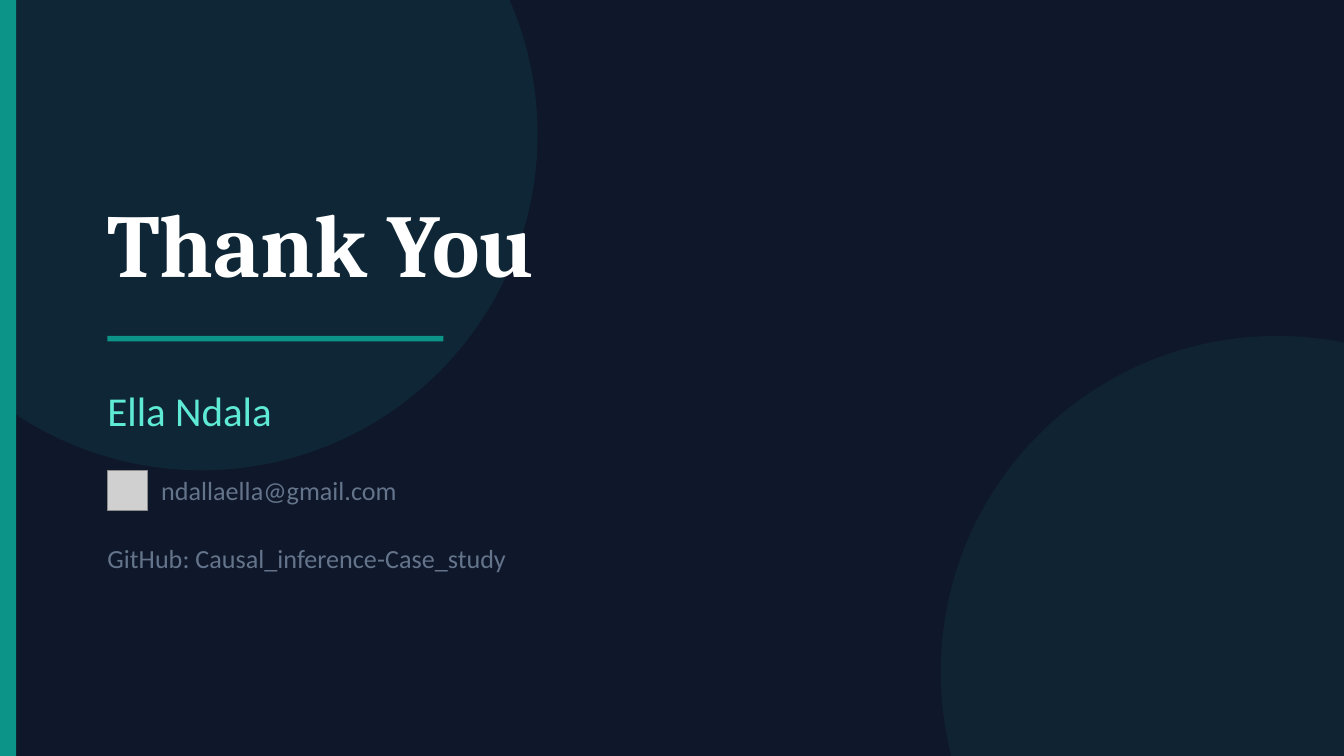
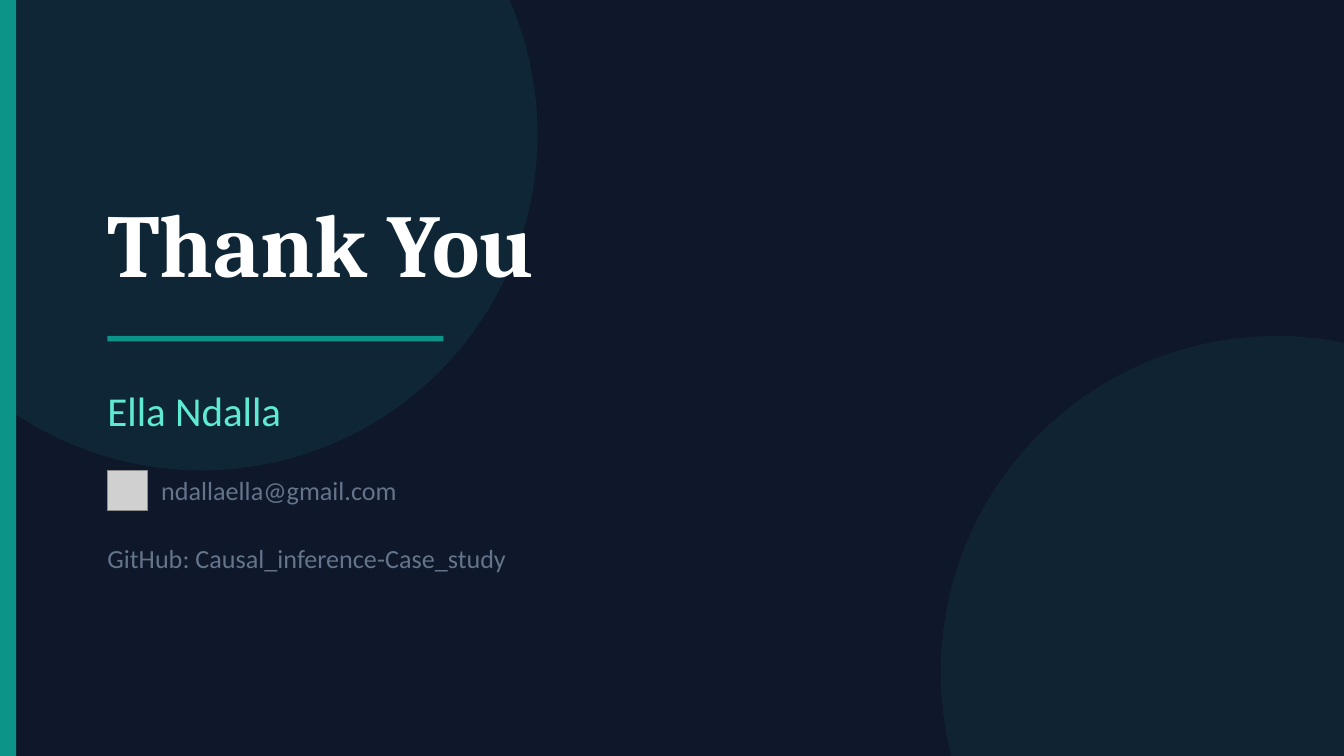
Before and after one commit to EllaN12/Causal_inference-Case_study, a slide deck: slide 15 of Causal_Inference_Case_Study.pptx. Drawn at 1344x756 pixels with LibreOffice and Linux fonts; fonts in the diff are those of the drawing; grey boxes stand for pictures. Boxes give left, top, right and bottom in pixels: in the first picture for what was removed or moved away, otherwise in the second. Text is boxed around its words. In the diff, an @@ line names an element or a change of style, - is before the commit and + after.

```diff
--- a/Causal_Inference_Case_Study.pptx
+++ b/Causal_Inference_Case_Study.pptx
@@ text at (107,397,281,427): text changed @@
-Ella Ndala
+Ella Ndalla
```
Also in this commit, not shown: 2 other slides changed, 12 other files.
